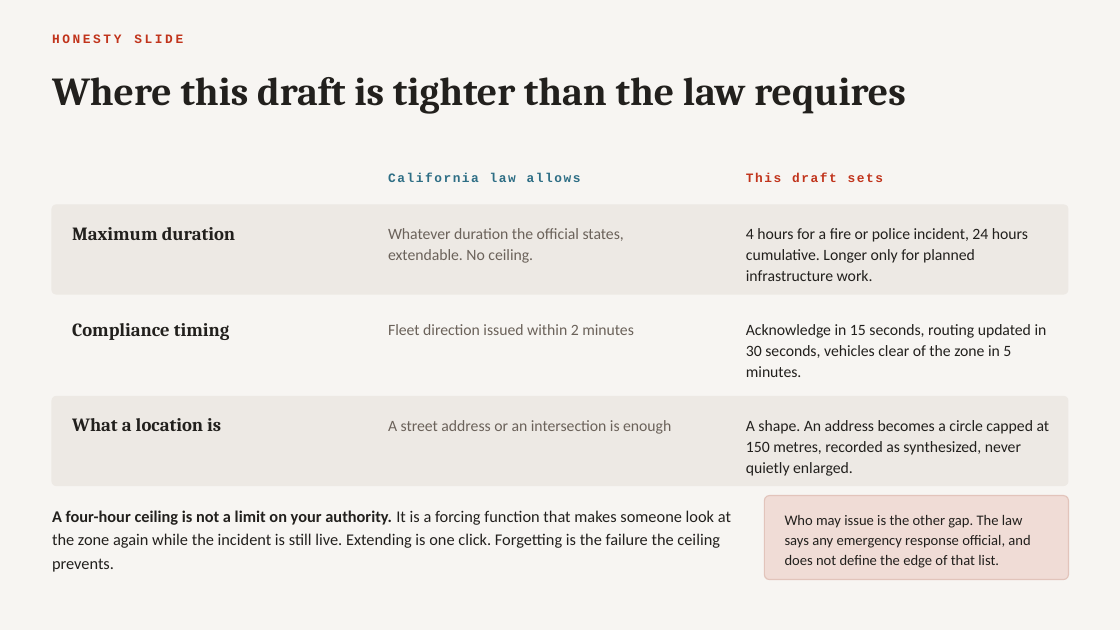
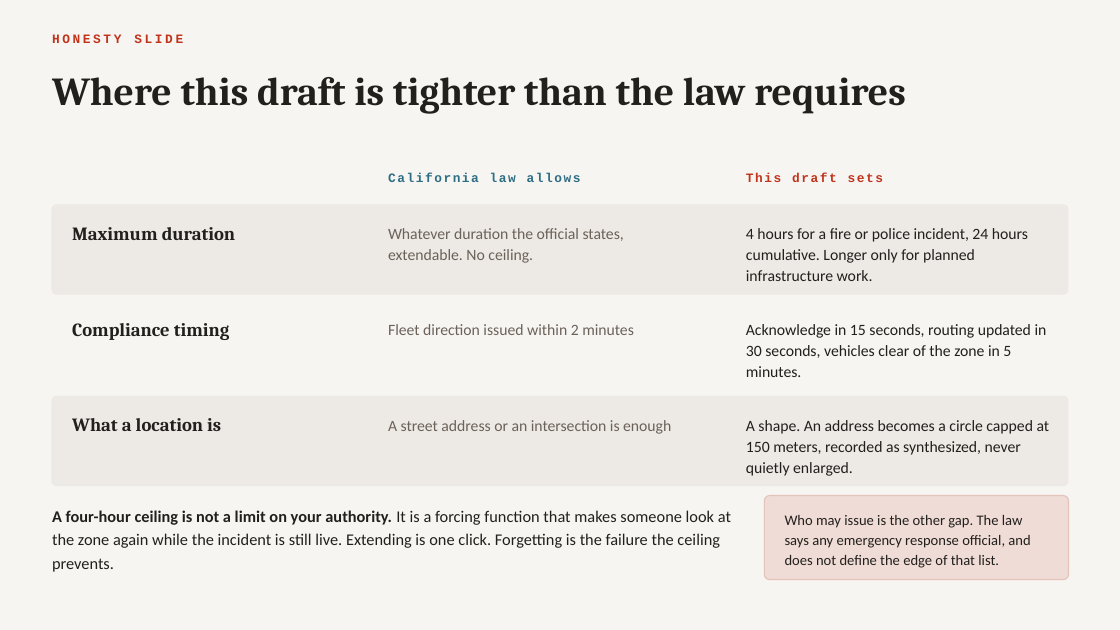
Before and after one commit to The-Center-for-Auto-Safety/Geo-Fence-Notification, a slide deck: slide 10 of brief/GFN-first-responder-briefing.pptx. Drawn at 1120x630 pixels with LibreOffice and Linux fonts; fonts in the diff are those of the drawing. Boxes give left, top, right and bottom in pixels: in the first picture for what was removed or moved away, otherwise in the second. Text is boxed around its words. In the diff, an @@ line names an element or a change of style, - is before the commit and + after.

```diff
--- a/brief/GFN-first-responder-briefing.pptx
+++ b/brief/GFN-first-responder-briefing.pptx
@@ text at bbox=[746, 420, 1050, 476]: text changed @@
-A shape. An address becomes a circle capped at 150 metres, recorded as synthesized, never quietly enlarged.
+A shape. An address becomes a circle capped at 150 meters, recorded as synthesized, never quietly enlarged.
```
Also in this commit, not shown: 1 other slide changed, 17 other files.
